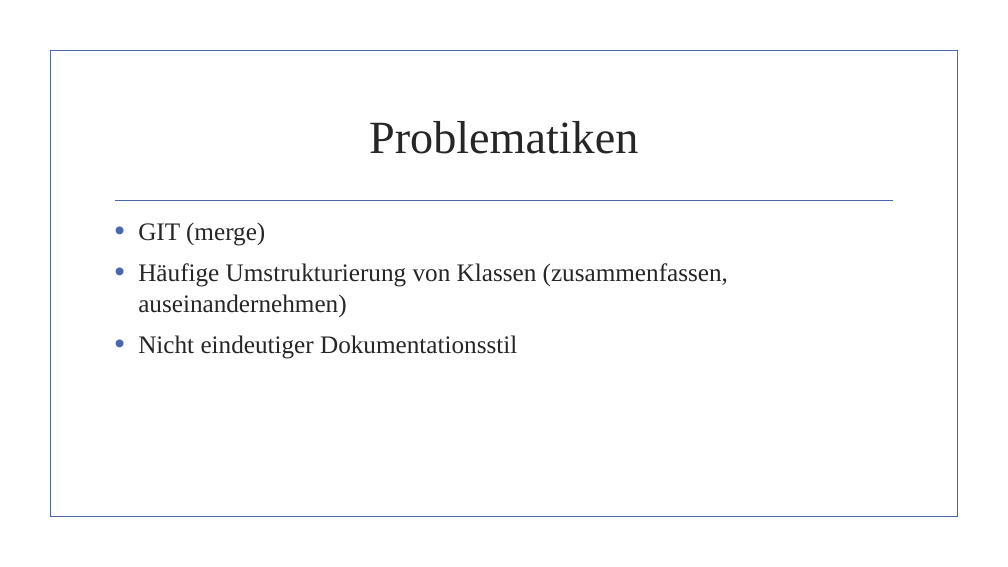
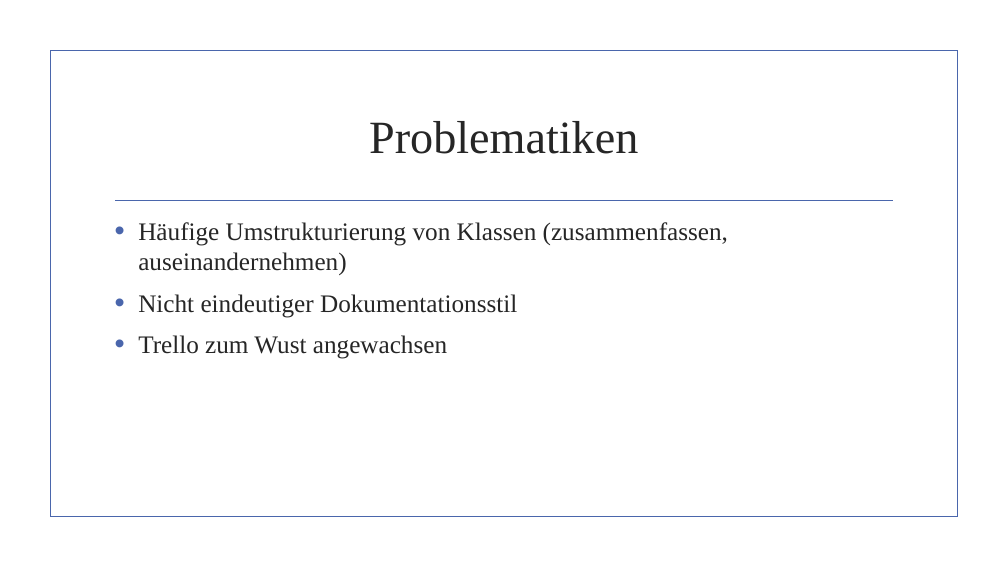
Before and after one commit to Maxnetic/LocationMapping, a slide deck: slide 16 of Milestone Two.pptx. Drawn at 1008x567 pixels with LibreOffice and Linux fonts; fonts in the diff are those of the drawing; background and template pictures are left out. Boxes give left, top, right and bottom in pixels: in the first picture for what was removed or moved away, otherwise in the second. Text is boxed around its words. In the diff, an @@ line names an element or a change of style, - is before the commit and + after.

```diff
--- a/Milestone Two.pptx
+++ b/Milestone Two.pptx
@@ text at [138, 223, 265, 246]: paragraph removed @@
-• GIT (merge)
@@ text at [138, 335, 447, 359]: paragraph added @@
+• Trello zum Wust angewachsen
```
Also in this commit, not shown: 2 other slides changed.
